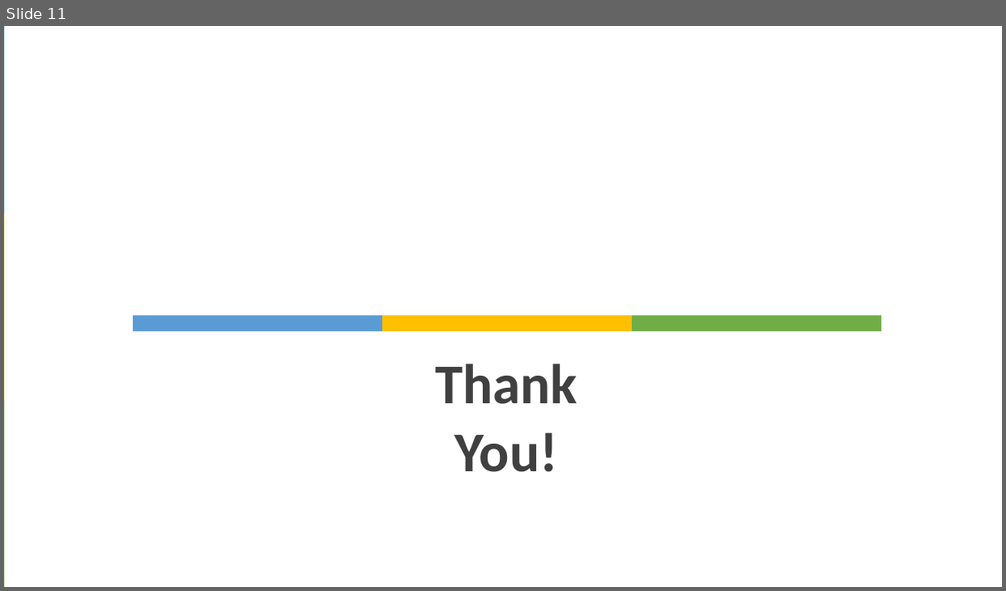
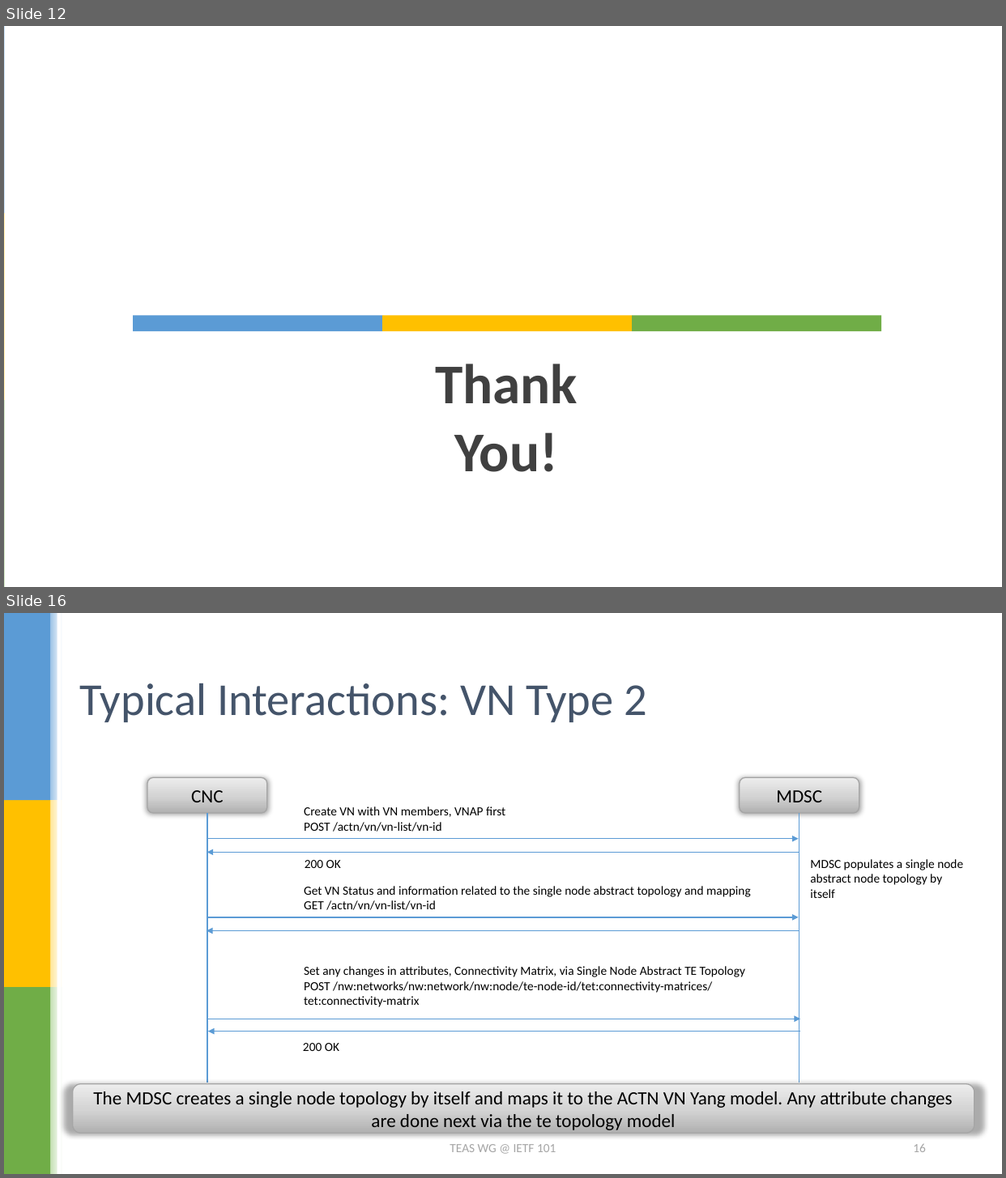
Before and after one commit to dhruvdhody-huawei/101, a slide deck: draft-lee-teas-actn-vn-yang.pptx. Shown one above the other, each under a label of ours: slide 11 before the commit, slides 12 and 16 after it; the slides between them are not shown. The pictures are 1006x591 and 1006x1178 pixels, drawn with LibreOffice and Linux fonts; fonts in the diff are those of the drawing. Boxes give left, top, right and bottom in pixels: in the first picture for what was removed or moved away, otherwise in the second. Text is boxed around its words. In the diff, an @@ line names an element or a change of style, - is before the commit and + after.

```diff
--- a/draft-lee-teas-actn-vn-yang.pptx
+++ b/draft-lee-teas-actn-vn-yang.pptx
@@ slide 16 added at (4,613,1002,1174), background #FFFFFF; not listed: 6 template elements that a slide beside it also shows @@
@@ title added at (80,683,647,722), 44 pt, text #44546A @@
+Typical Interactions: VN Type 2
@@ rounded rectangle added at (147,777,267,813), fill gradient #B1B1B1 to #D5D5D5 to #EDEDED, outline #A5A5A5 1 pt, 18 pt, text #000000 @@
+CNC
@@ rounded rectangle added at (739,777,859,813), fill gradient #B1B1B1 to #D5D5D5 to #EDEDED, outline #A5A5A5 1 pt, 18 pt, text #000000 @@
+MDSC
@@ rectangle added at (50,800,62,987), fill gradient #FFE699 to #FFFFFF @@
@@ text added at (304,807,505,832), 12 pt, text #000000 @@
+Create VN with VN members, VNAP first
+POST /actn/vn/vn-list/vn-id
@@ line added from (207, 813) to (207, 1082), #5B9BD5 1 pt @@
@@ line added from (799, 813) to (799, 1082), #5B9BD5 1 pt @@
@@ arrow added from (206, 839) to (799, 839), #5B9BD5 1 pt @@
@@ arrow added from (799, 853) to (206, 853), #5B9BD5 1 pt @@
@@ text added at (305,860,341,868), 12 pt, text #000000 @@
+200 OK
@@ text added at (810,859,963,898), 12 pt, text #000000 @@
+MDSC populates a single node abstract node topology by itself
@@ text added at (304,886,751,910), 12 pt, text #000000 @@
+Get VN Status and information related to the single node abstract topology and mapping
+GET /actn/vn/vn-list/vn-id
@@ arrow added from (206, 918) to (799, 918), #5B9BD5 1 pt @@
@@ arrow added from (799, 931) to (206, 931), #5B9BD5 1 pt @@
@@ text added at (304,966,745,1007), 12 pt, text #000000 @@
+Set any changes in attributes, Connectivity Matrix, via Single Node Abstract TE Topology
+POST /nw:networks/nw:network/nw:node/te-node-id/tet:connectivity-matrices/tet:connectivity-matrix
@@ arrow added from (208, 1019) to (800, 1019), #5B9BD5 1 pt @@
@@ arrow added from (800, 1032) to (208, 1032), #5B9BD5 1 pt @@
@@ text added at (303,1043,339,1051), 12 pt, text #000000 @@
+200 OK
@@ rounded rectangle added at (73,1084,975,1134), fill gradient #B1B1B1 to #D5D5D5 to #EDEDED, outline #A5A5A5 1 pt, 18 pt, text #000000 @@
+The MDSC creates a single node topology by itself and maps it to the ACTN VN Yang model. Any attribute changes are done next via the te topology model
@@ text added at (450,1144,556,1152), 12 pt, text #A5A5A5 @@
+TEAS WG @ IETF 101
@@ page number added at (913,1144,926,1152), 12 pt, text #A5A5A5 @@
+16
@@ what was slide 11 is now slide 12 @@
```
Also in this commit, not shown: 8 slides changed, 6 other slides added, 1 slide removed, 1 other file.
